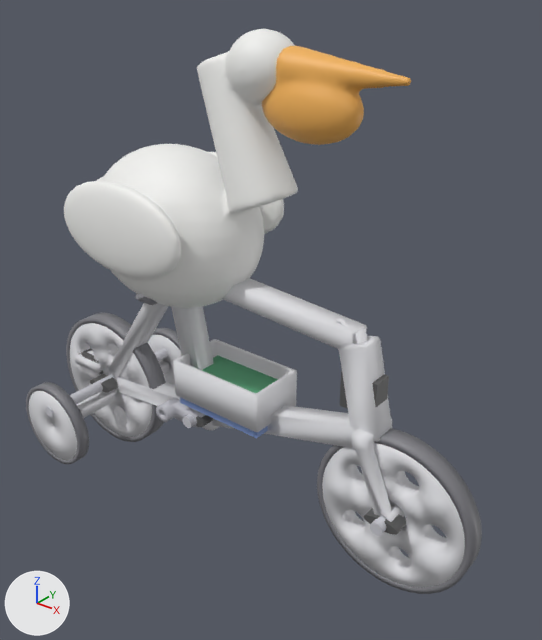
Renders of the glTF model cad/out/total_assembly.glb from each side of a commit.
Before and after are seen from a 50 mm camera at (0.397, -0.309, 0.336) aimed at (0.145, 0.005, 0.14). Lighting does not change. The marker at lower left points along +X, +Y and +Z. The first picture is the older version. Where no turn or scale is listed for an object, it has been applied to the vertices. Vertices at exactly the same position are counted once.

Names of what the first picture shows: 'bearing608.005', 'electronics_tray_petg', 'fork_petg', 'frame_petg', 'pcb_carrier', 'pelican_beak_tpu', 'pelican_body_tpu', 'servo_MG90S', 'train_rim_petg.001', 'train_tire_tpu', 'train_tire_tpu.001', 'wheel_rim_petg', 'wheel_rim_petg.001', 'wheel_tire_tpu', 'wheel_tire_tpu.001' and 12 more.
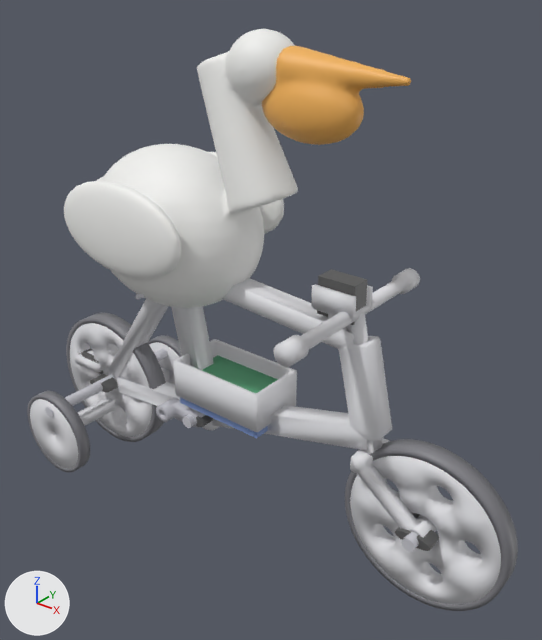
Where the change shows, as pixel boxes [x1, y1, x2, y2] in the pictures (542 x 640 px; the box of a moved part takes in the faces that stretch with it):
'wheel_rim_petg.001', moved
    before: [322, 443, 465, 588]
    after: [350, 456, 501, 605]
'frame_petg', reshaped
    before: [75, 278, 392, 448]
    after: [75, 278, 392, 450]
'wheel_tire_tpu.001', moved
    before: [317, 428, 482, 594]
    after: [345, 439, 518, 611]
'fork_petg', reshaped
    before: [335, 317, 405, 522]
    after: [350, 312, 437, 538]
'handlebar_petg', added
    after: [274, 268, 420, 367]
'train_rim_petg.001', moved
    before: [29, 391, 77, 461]
    after: [30, 399, 78, 469]
'train_tire_tpu.001', moved
    before: [26, 382, 89, 464]
    after: [27, 391, 90, 472]
'servo_MG90S', moved
    before: [340, 371, 389, 409]
    after: [317, 269, 367, 325]
'servo_bracket_petg', added
    after: [311, 284, 373, 322]
'bearing608.005', moved
    before: [364, 508, 406, 535]
    after: [395, 527, 439, 551]
'train_tire_tpu', moved
    before: [152, 328, 180, 350]
    after: [148, 335, 181, 357]
part 2 of me_frame_petg, moved or reshaped
    before: [77, 360, 169, 418]
    after: [78, 368, 170, 426]
part 3 of me_frame_petg, moved or reshaped (mostly hidden before)
    before: [353, 328, 377, 346]
    after: [234, 278, 377, 449]

Edits to the bpy script that builds the scene:
```text
Change me_fork_petg:
    used by ob_fork_petg; location = (0.0, 0.0, 0.0)
    remove me_fork_petg.from_pydata(...)  # 1467 vertices, 2942 faces; spans x 0.195..0.246, y -0.013..0.013, z 0.044..0.159
    add me_fork_petg.from_pydata(...)  # 1363 vertices, 2730 faces; spans x 0.197..0.266, y -0.013..0.013, z 0.044..0.175
    me_fork_petg part 1: 1467 vertices removed from x 0.195..0.246, y -0.013..0.013, z 0.044..0.159; 1363 vertices added at x 0.197..0.266, y -0.013..0.013, z 0.044..0.175
Change me_frame_petg:
    used by ob_frame_petg; location = (0.0, 0.0, 0.0)
    remove me_frame_petg.from_pydata(...)  # 628 vertices, 1252 faces; spans x -0.035..0.231, y -0.055..0.055, z 0.034..0.166
    add me_frame_petg.from_pydata(...)  # 644 vertices, 1284 faces; spans x -0.035..0.231, y -0.055..0.055, z 0.027..0.166
    me_frame_petg part 2: the loose piece of 8 vertices spanning x -0.004..0.004, y -0.055..0.055, z 0.034..0.042 is moved by (0.0, 0.0, -0.007)
    me_frame_petg part 3: 34 vertices moved from x 0.21..0.229, y -0.006..0.005, z 0.096..0.154 to x 0.21..0.228, y -0.006..0.005, z 0.096..0.154; 197 vertices removed from x 0.202..0.229, y -0.006..0.006, z 0.089..0.155; 213 vertices added at x 0.202..0.228, y -0.006..0.006, z 0.087..0.157
Add me_servo_bracket_petg:
    me_servo_bracket_petg.from_pydata(...)  # 536 vertices, 1068 faces; spans x 0.185..0.211, y -0.0095..0.0095, z 0.158..0.178
    me_servo_bracket_petg.materials.append(mat_petg)  # white #e1e1e5
Add me_handlebar_petg:
    me_handlebar_petg.from_pydata(...)  # 1128 vertices, 2252 faces; spans x 0.2..0.2129, y -0.061..0.061, z 0.154..0.171
    me_handlebar_petg.materials.append(mat_petg)  # white #e1e1e5
Change ob_bearing608_005:
    ob_bearing608_005.location: (0.24, -0.01, 0.05) -> (0.26, -0.01, 0.05)
Change ob_servo_mg90s:
    ob_servo_mg90s.location: (0.215, 0.0, 0.12) -> (0.198, 0.0, 0.172)
Change ob_train_rim_petg_001:
    ob_train_rim_petg_001.location: (0.0, -0.055, 0.038) -> (0.0, -0.055, 0.031)
Change ob_train_tire_tpu:
    ob_train_tire_tpu.location: (0.0, 0.055, 0.038) -> (0.0, 0.055, 0.031)
Change ob_train_tire_tpu_001:
    ob_train_tire_tpu_001.location: (0.0, -0.055, 0.038) -> (0.0, -0.055, 0.031)
Change ob_wheel_rim_petg_001:
    ob_wheel_rim_petg_001.location: (0.24, 0.0, 0.05) -> (0.26, 0.0, 0.05)
Change ob_wheel_tire_tpu_001:
    ob_wheel_tire_tpu_001.location: (0.24, 0.0, 0.05) -> (0.26, 0.0, 0.05)
Add ob_servo_bracket_petg:
    ob_servo_bracket_petg = bpy.data.objects.new('servo_bracket_petg', me_servo_bracket_petg)
    ob_servo_bracket_petg.location = (0.0, 0.0, 0.0)
Add ob_handlebar_petg:
    ob_handlebar_petg = bpy.data.objects.new('handlebar_petg', me_handlebar_petg)
    ob_handlebar_petg.location = (0.0, 0.0, 0.0)
```
